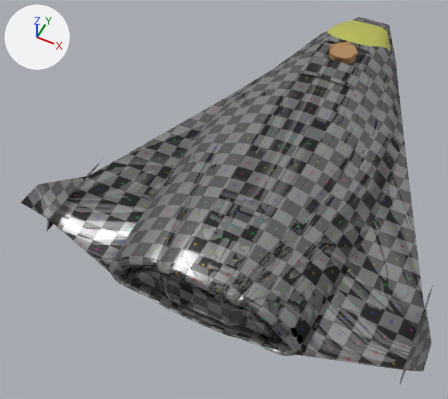
A saved change to the Blender file cygnet/cygnet.blend.
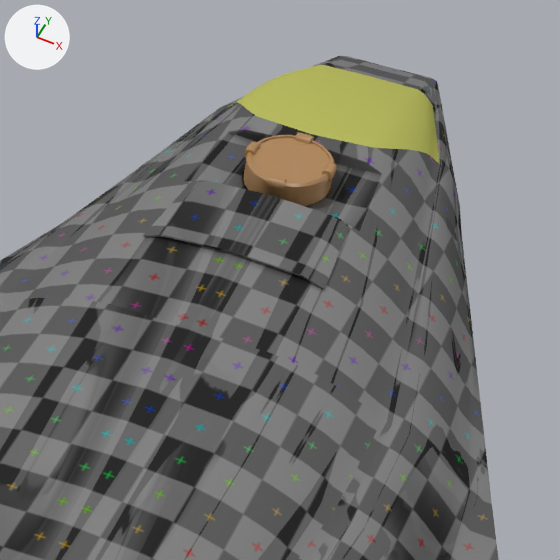
Each version is shown whole from a 50 mm lens placed at (4.7, -15.69, 14.23), pointed at (-1.76, -2.77, -1.92), then close up on the part from 56% to 95% of the width and 0% to 44% of the height. The lights are fixed; the arrows at upper left show +X, +Y and +Z. The same objects are shown in both versions, whatever each file hides.

The scene before the commit, as lines of its bpy script (objects in view):
```python
me_circle_000 = bpy.data.meshes.new('Circle.000')
me_circle_000.from_pydata(...)  # 264 vertices, 228 faces; spans x -0.528..0.528, y 0.356..0.777, z 2.932..3.988
me_circle_000.polygons.foreach_set('use_smooth', [True] * 228)
me_circle_000.materials.append(mat_material)  # its picture is missing
me_circle_001 = bpy.data.meshes.new('Circle.001')
me_circle_001.from_pydata(...)  # 2203 vertices, 2204 faces; spans x -5.9..5.9, y -0.9..0.9, z -8.0..8.0
me_circle_001.polygons.foreach_set('use_smooth', [True] * 2204)
me_circle_001.materials.append(mat_body)
me_circle_004 = bpy.data.meshes.new('Circle.004')
me_circle_004.from_pydata(...)  # 20 vertices, 18 faces; spans x -1.06..1.06, y -0.13..0.02, z -0.59..0.59
me_circle_004.polygons.foreach_set('use_smooth', [True] * 18)
me_circle_004.materials.append(mat_body)
ob_body = bpy.data.objects.new('Body', me_circle_001)
ob_body.location = (0.0, 0.0, 0.0)
ob_body.rotation_euler = (1.571, 0.0, 3.142)  # degrees (90, 0, 180)
_m = ob_body.modifiers.new('EdgeSplit', 'EDGE_SPLIT')
_m.split_angle = 0.873
ob_docking_colar = bpy.data.objects.new('Docking Colar', me_circle_000)
ob_docking_colar.location = (0.0, 0.0, 0.2)
ob_docking_colar.rotation_euler = (1.571, 0.0, 3.142)  # degrees (90, 0, 180)
_m = ob_docking_colar.modifiers.new('EdgeSplit', 'EDGE_SPLIT')
_m.split_angle = 1.222
ob_dockingcolarcover = bpy.data.objects.new('DockingColarCover', me_circle_004)
ob_dockingcolarcover.location = (0.0, 2.21, 0.87)
ob_dockingcolarcover.rotation_euler = (1.571, 0.0, 3.142)  # degrees (90, 0, 180)
_m = ob_dockingcolarcover.modifiers.new('EdgeSplit', 'EDGE_SPLIT')
_m.split_angle = 0.873
# also in view: 'Canope' at (0.0, 5.59, 0.33)
```
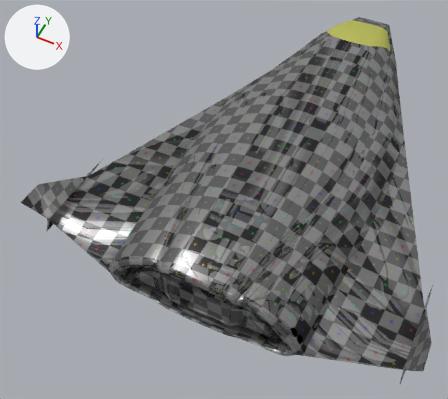
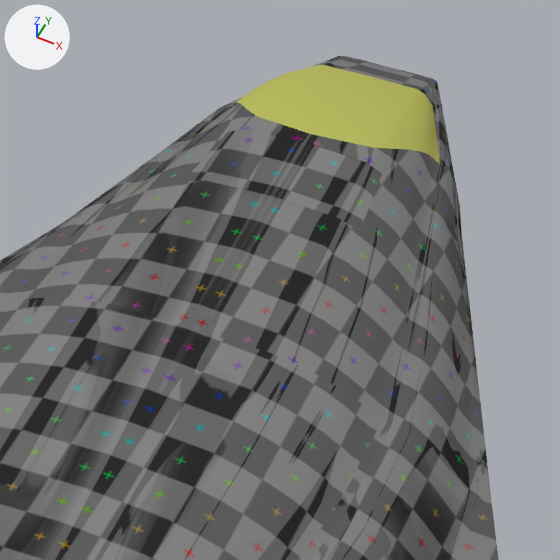
What differs and where, as boxes [x1, y1, x2, y2] in the close-ups (560 x 560 px):
'DockingColarCover', moved: before [143, 181, 349, 289]; after [184, 129, 382, 231]
'Docking Colar', moved (not visible afterwards): before [244, 132, 337, 206]

The edits, one by one:
Object 'DockingColarCover' (ob_dockingcolarcover) moves from (0.0, 2.21, 0.87) to (0.0, 3.46, 0.8).
Object 'Docking Colar' (ob_docking_colar) moves from (0.0, 0.0, 0.2) to (0.0, 0.0, 0.0).
